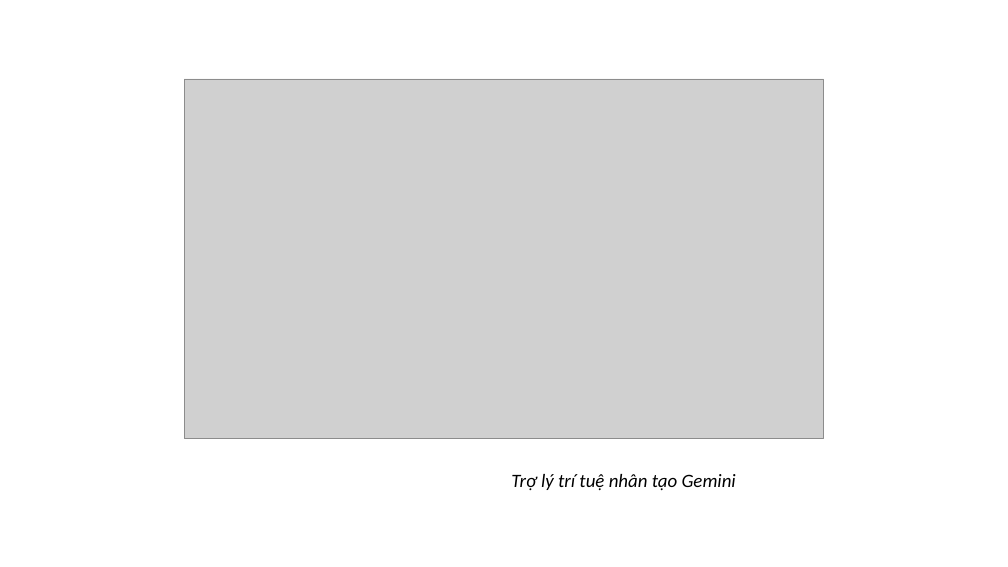
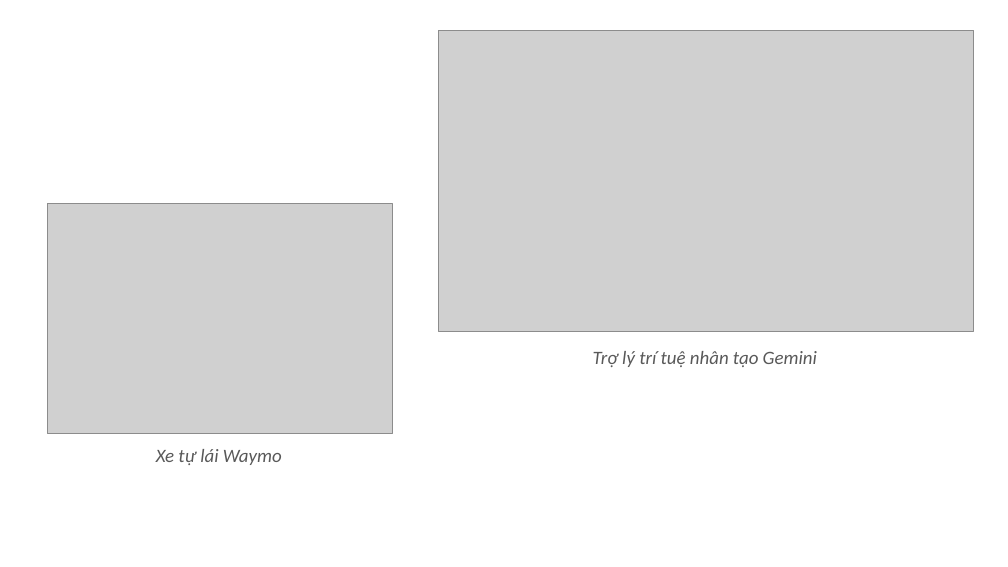
Before and after one commit to doantiendung0210/chuan-bi-lab, a slide deck: slide 10 of Tuan_1/Báo cáo tuần 1.pptx (slide 4 before the commit). Drawn at 1008x567 pixels with LibreOffice and Linux fonts; fonts in the diff are those of the drawing; grey boxes stand for pictures. Boxes give left, top, right and bottom in pixels: in the first picture for what was removed or moved away, otherwise in the second. Text is boxed around its words. In the diff, an @@ line names an element or a change of style, - is before the commit and + after.

Commit message:
update

```diff
--- a/Tuan_1/Báo cáo tuần 1.pptx
+++ b/Tuan_1/Báo cáo tuần 1.pptx
@@ picture added at bbox=[439, 30, 974, 331] @@
@@ picture removed at bbox=[185, 79, 824, 439] @@
@@ picture added at bbox=[48, 204, 392, 434] @@
@@ text "Trợ lý trí tuệ nhân ...": place and size @@
-text "Trợ lý trí tuệ nhân ..." at bbox=[511, 474, 736, 490]
+text "Trợ lý trí tuệ nhân ..." at bbox=[593, 351, 817, 367]
@@ text "Trợ lý trí tuệ nhân ..." at bbox=[593, 351, 817, 367]: text colour #000000 to #595959 @@
@@ text added at bbox=[156, 449, 282, 465], 18 pt, text #595959, italic @@
+Xe tự lái Waymo
```
Also in this commit, not shown: 26 slides added.
